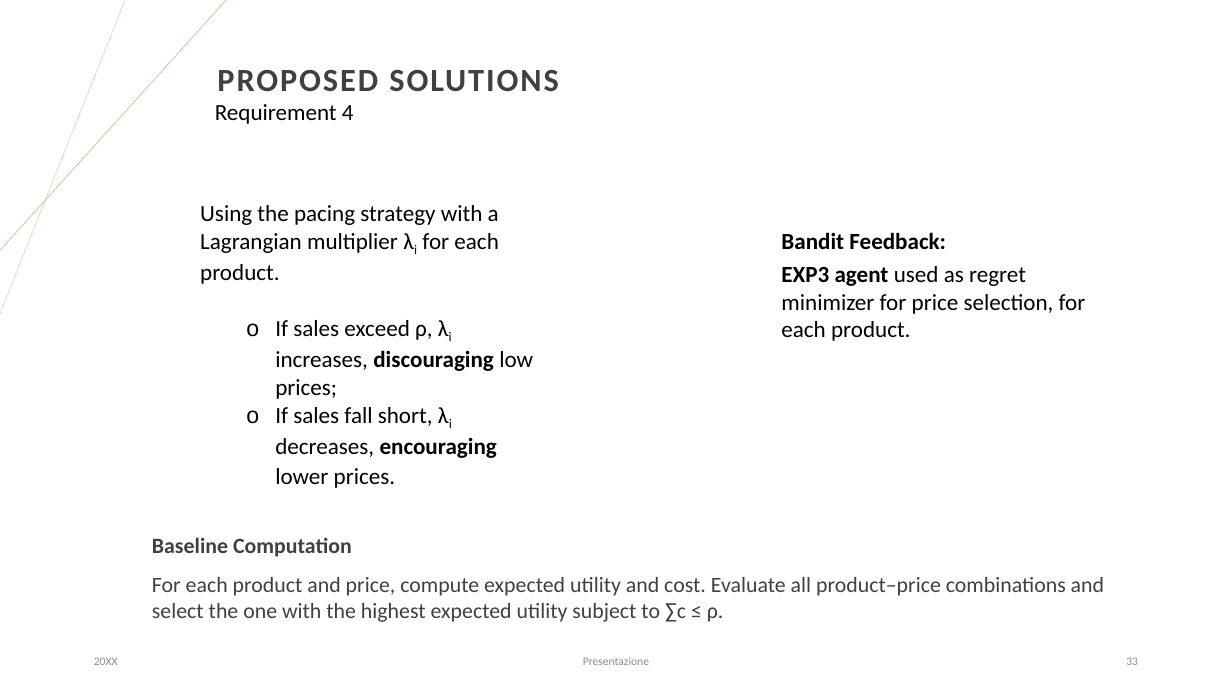
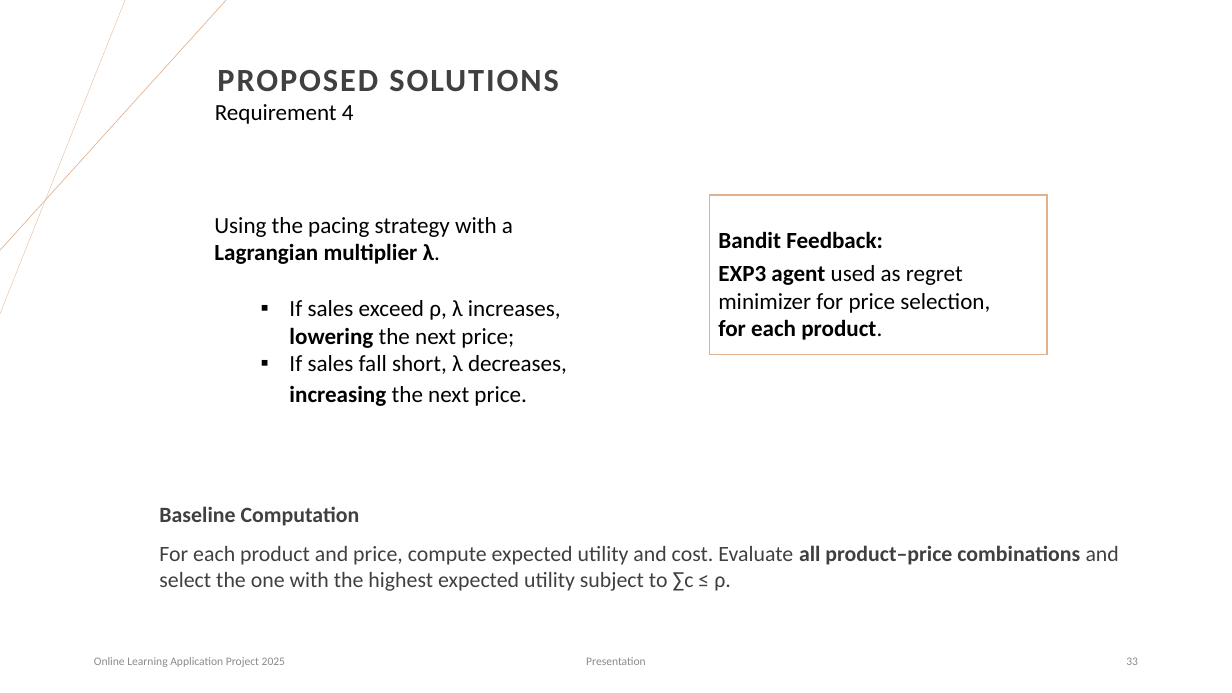
Before and after one commit to matteopasqual02/OLA-2025-project, a slide deck: slide 33 of OLA_Project.pptx. Drawn at 1232x693 pixels with LibreOffice and Linux fonts; fonts in the diff are those of the drawing. Boxes give left, top, right and bottom in pixels: in the first picture for what was removed or moved away, otherwise in the second. Text is boxed around its words. In the diff, an @@ line names an element or a change of style, - is before the commit and + after.

```diff
--- a/OLA_Project.pptx
+++ b/OLA_Project.pptx
@@ rectangle added at (710,195,1047,355), outline #E2B18D 1 pt @@
@@ text at (214,217,567,406): text changed @@
-Using the pacing strategy with a Lagrangian multiplier λi for each product.
-  o If sales exceed ρ, λi increases, discouraging low prices;
-  o If sales fall short, λi decreases, encouraging lower prices.
+Using the pacing strategy with a Lagrangian multiplier λ.
+  ▪ If sales exceed ρ, λ increases, lowering the next price;
+  ▪ If sales fall short, λ decreases, increasing the next price.
@@ text "Bandit Feedback:": place and size @@
-text "Bandit Feedback:" at (781,232,946,249)
+text "Bandit Feedback:" at (718,231,883,248)
@@ text "EXP3 agent used as regret ...": place and size @@
-text "EXP3 agent used as regret ..." at (781,266,1086,341)
+text "EXP3 agent used as regret ..." at (718,265,990,340)
@@ text "EXP3 agent used as regret ..." at (718,265,990,340): bold on in "for each product." @@
@@ text "Baseline Computation": place and size @@
-text "Baseline Computation" at (152,537,1104,622)
+text "Baseline Computation" at (159,506,1119,591)
@@ text at (159,545,1119,591): bold on in "all product–price combinations" @@
@@ text at (94,657,285,667): text changed @@
-20XX
+Online Learning Application Project 2025
@@ text at (586,657,646,665): text changed @@
-Presentazione
+Presentation
```
Also in this commit, not shown: 35 other slides changed, 2 slides added, 1 other file.
